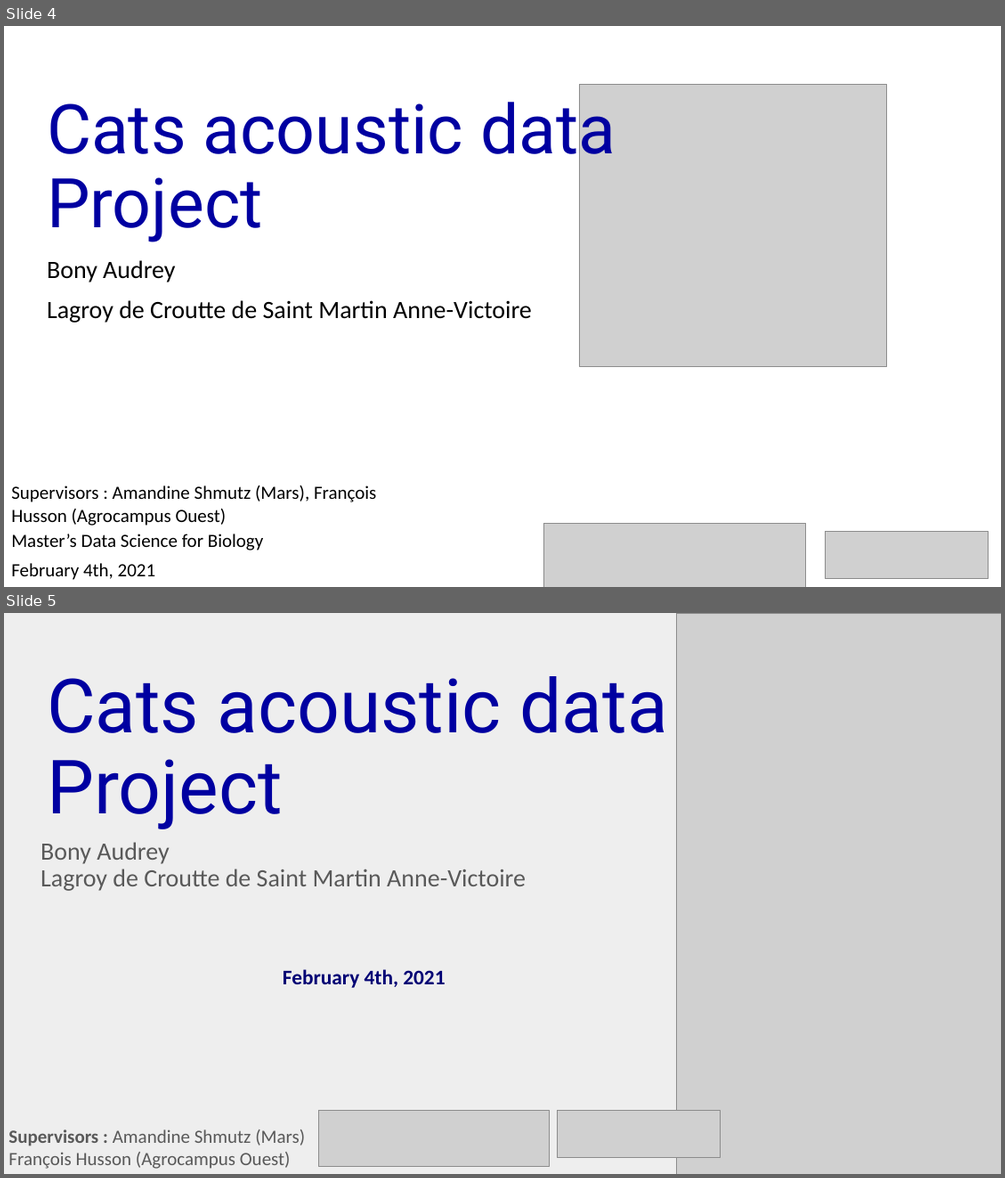
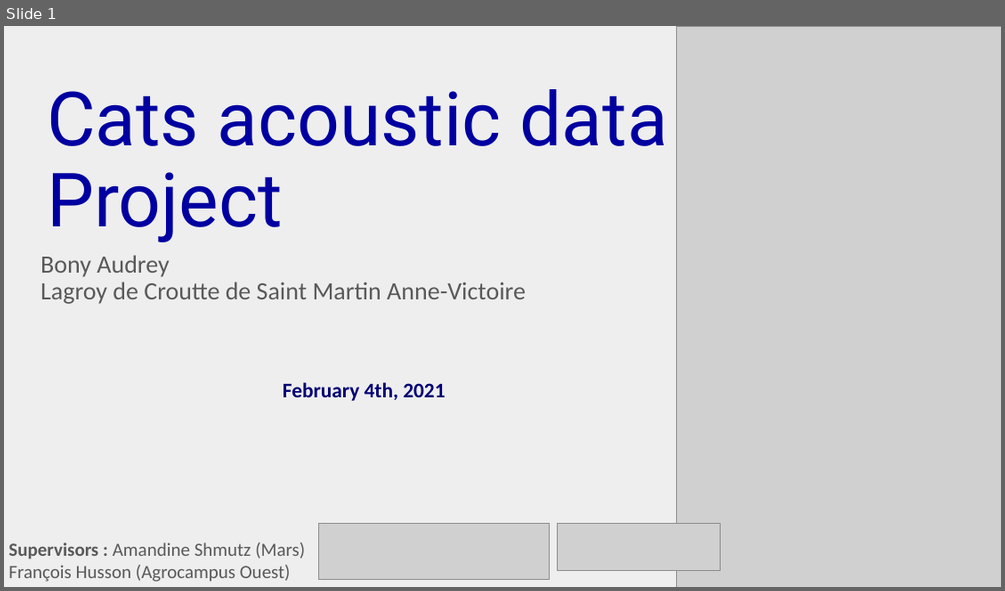
Before and after one commit to AuBony/ProjetInge, a slide deck: Presentation.pptx. Shown one above the other, each under a label of ours: slides 4 and 5 before the commit, slide 1 after it. The pictures are 1005x1178 and 1005x591 pixels, drawn with LibreOffice and Linux fonts; fonts in the diff are those of the drawing; grey boxes stand for pictures. Boxes give left, top, right and bottom in pixels: in the first picture for what was removed or moved away, otherwise in the second. Text is boxed around its words. In the diff, an @@ line names an element or a change of style, - is before the commit and + after.

```diff
--- a/Presentation.pptx
+++ b/Presentation.pptx
@@ slide 4 removed at box(4, 26, 1001, 587), background #FFFFFF @@
@@ title removed at box(47, 91, 615, 242) @@
-Cats acoustic data Project
@@ picture removed at box(579, 85, 886, 366) @@
@@ subtitle removed at box(47, 260, 532, 322) @@
-Bony Audrey
-Lagroy de Croutte de Saint Martin Anne-Victoire
@@ text removed at box(11, 485, 376, 525) @@
-Supervisors : Amandine Shmutz (Mars), François Husson (Agrocampus Ouest)
@@ picture removed at box(543, 524, 806, 587) @@
@@ picture removed at box(825, 532, 988, 578) @@
@@ text removed at box(11, 533, 264, 550) @@
-Master’s Data Science for Biology
@@ text removed at box(11, 563, 156, 580) @@
-February 4th, 2021
@@ what was slide 5 is now slide 1 @@
```
Also in this commit, not shown: 3 other slides removed.
